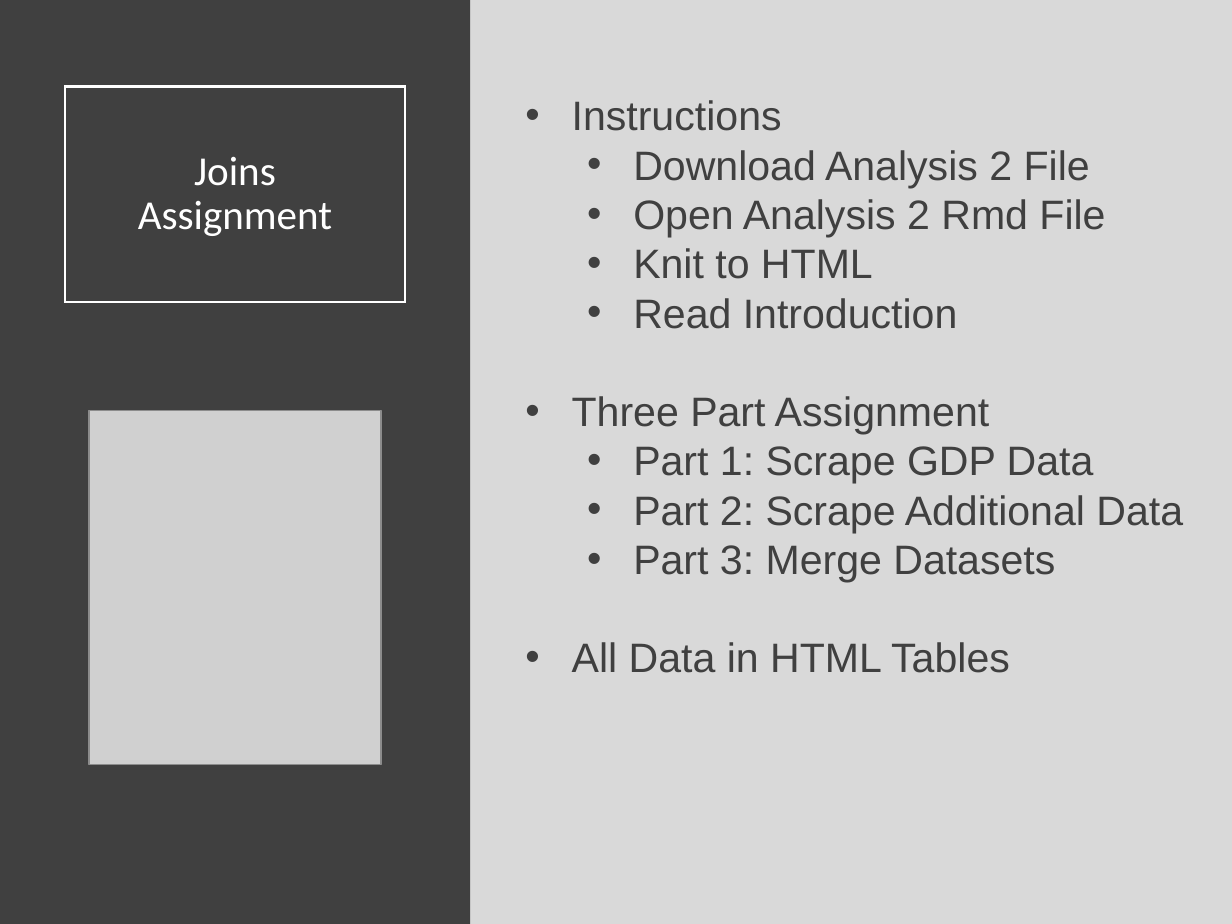
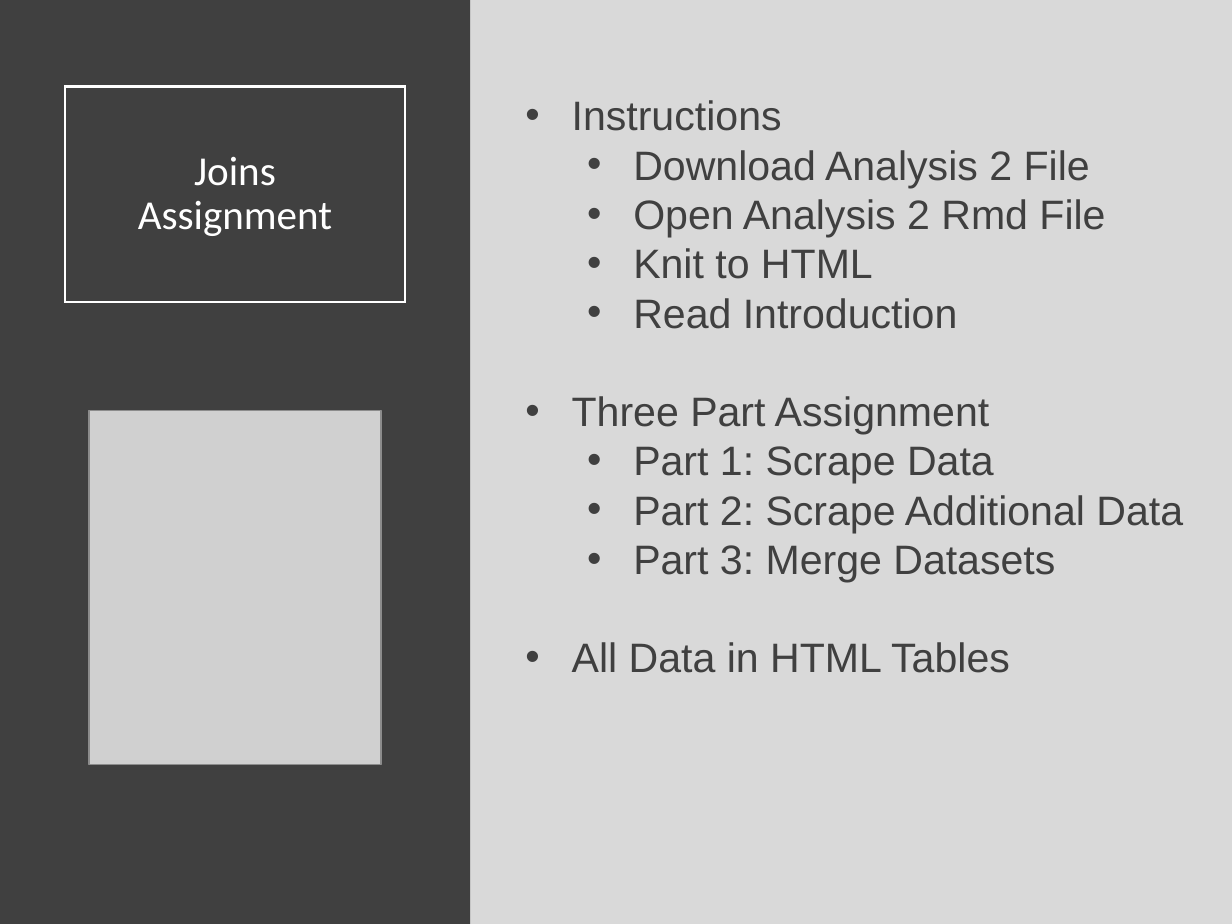
Before and after one commit to SuperMarioGiacomazzo/STOR320_WEBSITE, a slide deck: slide 5 of Lecture/Joins 2/Joins_2_Lecture.pptx. Drawn at 1232x924 pixels with LibreOffice and Linux fonts; fonts in the diff are those of the drawing; grey boxes stand for pictures. Boxes give left, top, right and bottom in pixels: in the first picture for what was removed or moved away, otherwise in the second. Text is boxed around its words. In the diff, an @@ line names an element or a change of style, - is before the commit and + after.

```diff
--- a/Lecture/Joins 2/Joins_2_Lecture.pptx
+++ b/Lecture/Joins 2/Joins_2_Lecture.pptx
@@ text at [633, 446, 994, 484]: text changed @@
-  • Part 1: Scrape GDP Data
+  • Part 1: Scrape Data
```
Also in this commit, not shown: 3 slides removed, 5 other files.
